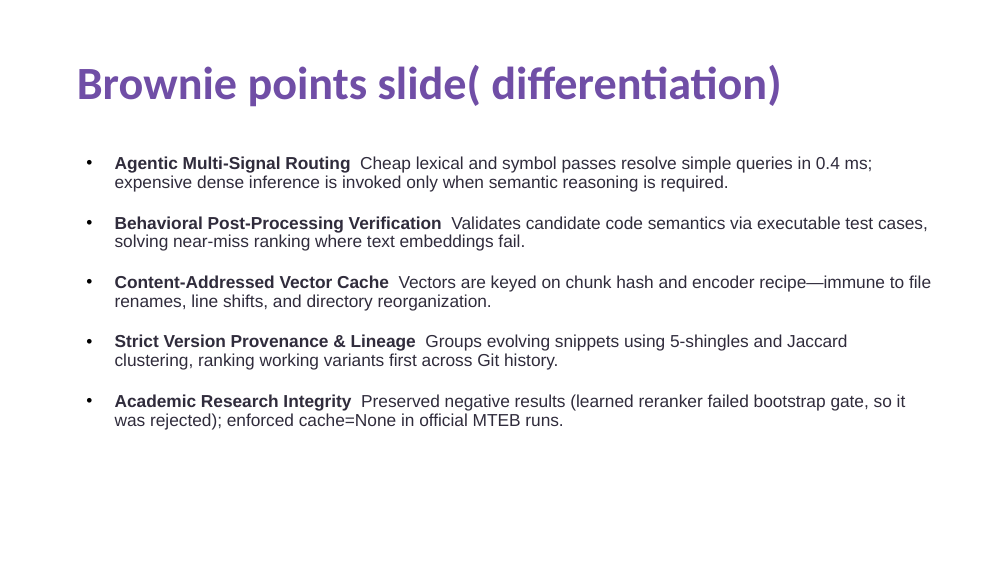
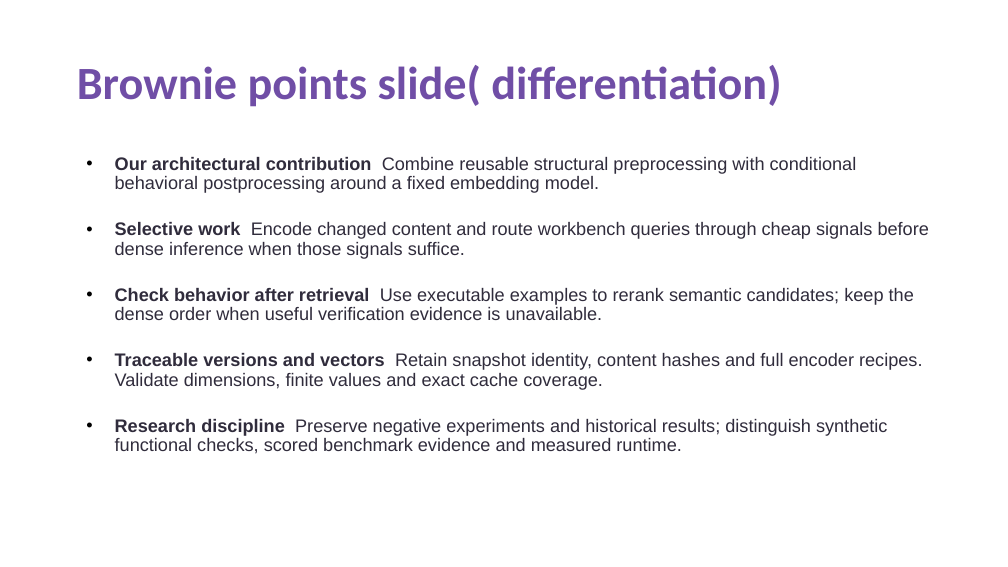
Before and after one commit to krizz711/CodeDoctor-Agentic-Semantic-and-Structural-Intelligence-for-Code-Repositories, a slide deck: slide 10 of VITV_Doctors_Submission.pptx. Drawn at 1008x567 pixels with LibreOffice and Linux fonts; fonts in the diff are those of the drawing. Boxes give left, top, right and bottom in pixels: in the first picture for what was removed or moved away, otherwise in the second. Text is boxed around its words. In the diff, an @@ line names an element or a change of style, - is before the commit and + after.

```diff
--- a/VITV_Doctors_Submission.pptx
+++ b/VITV_Doctors_Submission.pptx
@@ text at [115, 157, 929, 454]: text changed; size 16.5 to 17.2 pt @@
-• Agentic Multi-Signal Routing Cheap lexical and symbol passes resolve simple queries in 0.4 ms; expensive dense inference is invoked only when semantic reasoning is required.
-• Behavioral Post-Processing Verification Validates candidate code semantics via executable test cases, solving near-miss ranking where text embeddings fail.
-• Content-Addressed Vector Cache Vectors are keyed on chunk hash and encoder recipe—immune to file renames, line shifts, and directory reorganization.
-• Strict Version Provenance & Lineage Groups evolving snippets using 5-shingles and Jaccard clustering, ranking working variants first across Git history.
-• Academic Research Integrity Preserved negative results (learned reranker failed bootstrap gate, so it was rejected); enforced cache=None in official MTEB runs.
+• Our architectural contribution Combine reusable structural preprocessing with conditional behavioral postprocessing around a fixed embedding model.
+• Selective work Encode changed content and route workbench queries through cheap signals before dense inference when those signals suffice.
+• Check behavior after retrieval Use executable examples to rerank semantic candidates; keep the dense order when useful verification evidence is unavailable.
+• Traceable versions and vectors Retain snapshot identity, content hashes and full encoder recipes. Validate dimensions, finite values and exact cache coverage.
+• Research discipline Preserve negative experiments and historical results; distinguish synthetic functional checks, scored benchmark evidence and measured runtime.
```
Also in this commit, not shown: 10 other slides changed, 49 other files.
